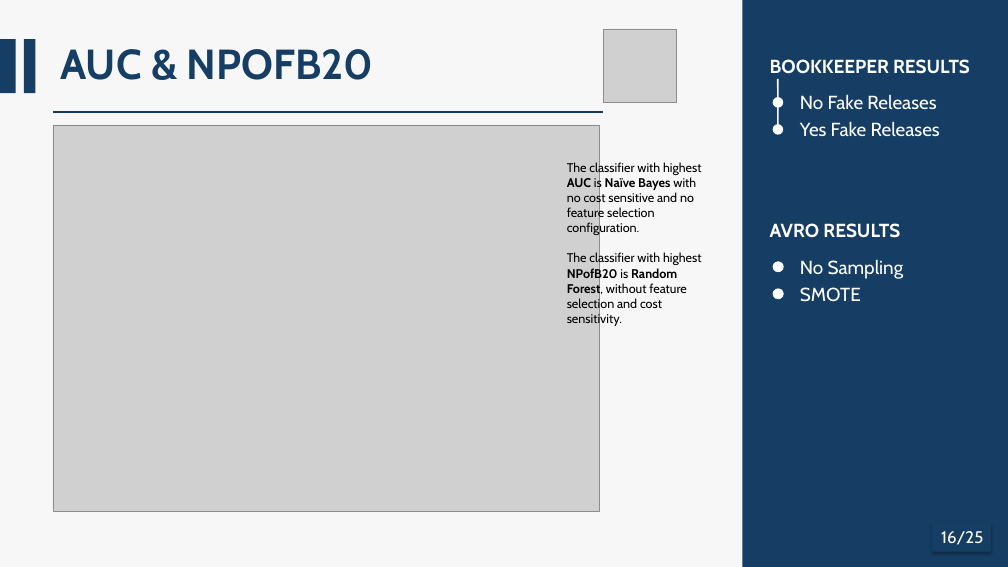
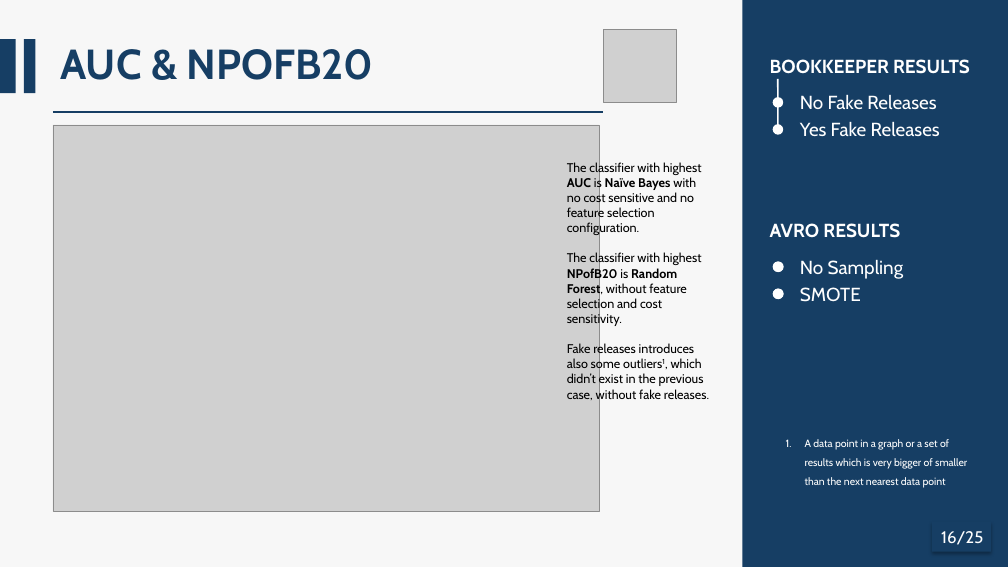
Before and after one commit to AlessandroFinocchi/ISW2_Metrics_Proj, a slide deck: slide 16 of docs/ISW2_Presentation.pptm. Drawn at 1008x567 pixels with LibreOffice and Linux fonts; fonts in the diff are those of the drawing; grey boxes stand for pictures. Boxes give left, top, right and bottom in pixels: in the first picture for what was removed or moved away, otherwise in the second. Text is boxed around its words. In the diff, an @@ line names an element or a change of style, - is before the commit and + after.

```diff
--- a/docs/ISW2_Presentation.pptm
+++ b/docs/ISW2_Presentation.pptm
@@ text at (567,343,709,402): paragraph added @@
+Fake releases introduces also some outliers1, which didn’t exist in the previous case, without fake releases.
@@ text added at (805,439,967,488), 10 pt, text #FFFFFF @@
+1. A data point in a graph or a set of results which is very bigger of smaller than the next nearest data point
```
Also in this commit, not shown: 13 other slides changed.
